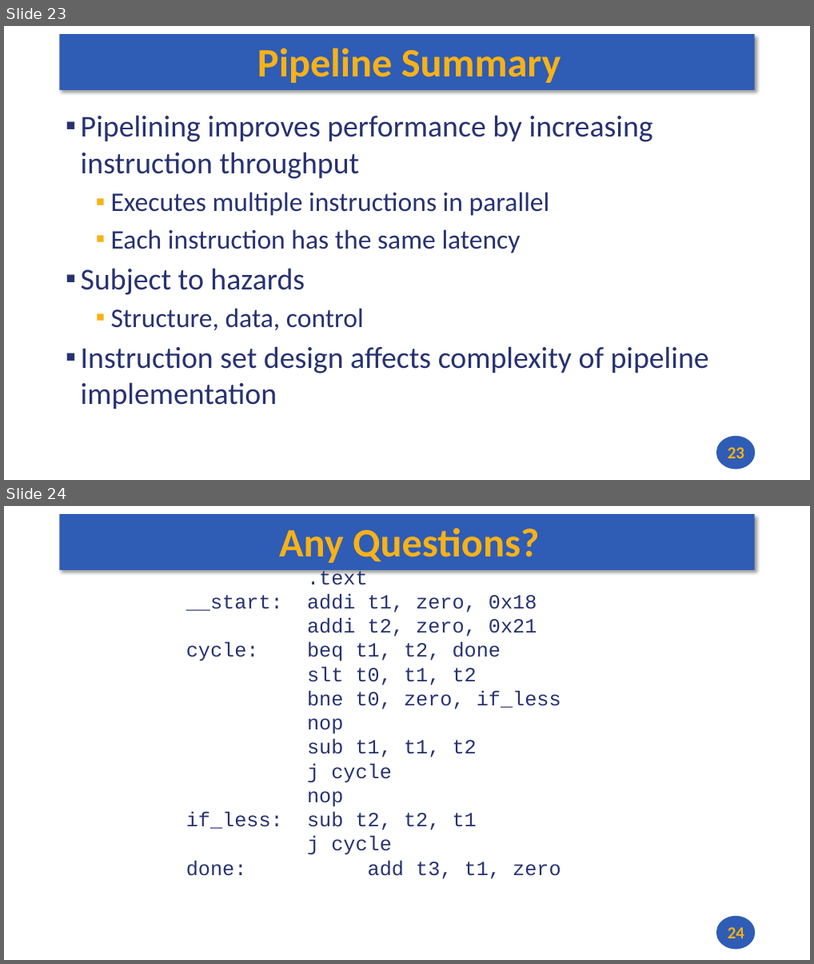
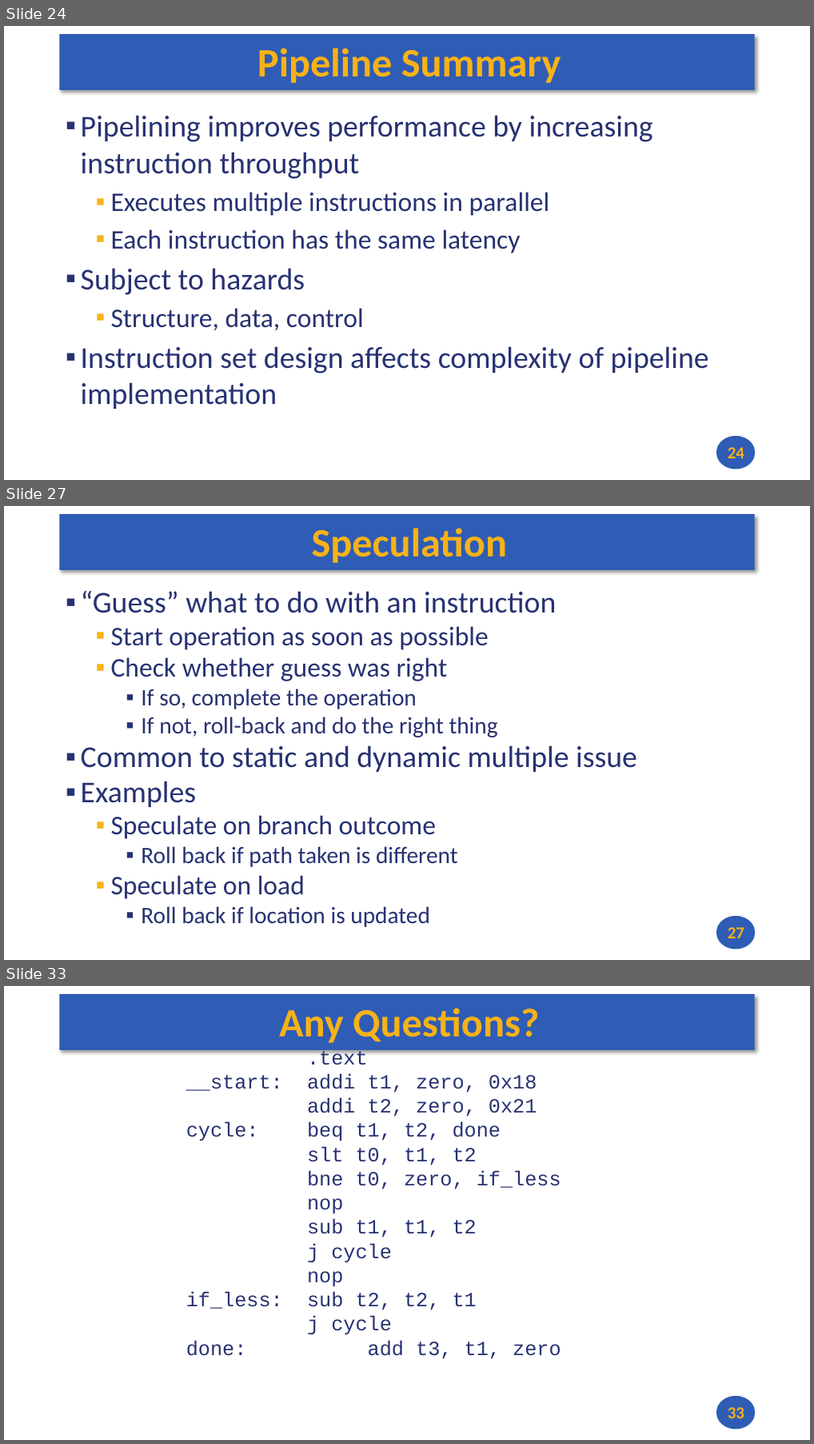
Before and after one commit to andrewt0301/hse-acos-course, a slide deck: docs/part1ca/09_Pipeline/CA_Lecture_09.pptx. Shown one above the other, each under a label of ours: slides 23 and 24 before the commit, slides 24, 27 and 33 after it; the slides between them are not shown. The pictures are 814x964 and 814x1444 pixels, drawn with LibreOffice and Linux fonts; fonts in the diff are those of the drawing. Boxes give left, top, right and bottom in pixels: in the first picture for what was removed or moved away, otherwise in the second. Text is boxed around its words. In the diff, an @@ line names an element or a change of style, - is before the commit and + after.

```diff
--- a/docs/part1ca/09_Pipeline/CA_Lecture_09.pptx
+++ b/docs/part1ca/09_Pipeline/CA_Lecture_09.pptx
@@ slide 27 added at (4, 506, 810, 960), background #FFFFFF; not listed: 2 template elements that a slide beside it also shows @@
@@ title added at (312, 528, 507, 563), 48 pt, text #F7B217, bold @@
+Speculation
@@ text added at (81, 591, 638, 927), 28 pt, text #273272 @@
+▪ “Guess” what to do with an instruction
+  ▪ Start operation as soon as possible
+  ▪ Check whether guess was right
+    ▪ If so, complete the operation
+    ▪ If not, roll-back and do the right thing
+▪ Common to static and dynamic multiple issue
+▪ Examples
+  ▪ Speculate on branch outcome
+    ▪ Roll back if path taken is different
+  ▪ Speculate on load
+    ▪ Roll back if location is updated
@@ page number added at (728, 927, 745, 938), 20 pt, text #F7B217, bold @@
+27
@@ what was slide 23 is now slide 24 @@
@@ page number at (728, 447, 745, 458): text changed @@
-23
+24
@@ what was slide 24 is now slide 33 @@
@@ page number at (728, 1407, 745, 1418): text changed @@
-24
+33
```
Also in this commit, not shown: 8 other slides added, 2 other files.
